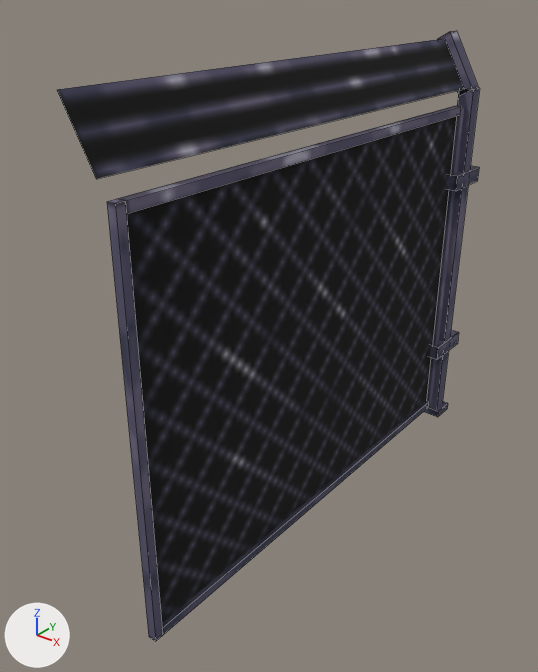
The OBJ model Assets/Art/Models/Exterior/Fence/MetalFenceStandard/MetalFence0.obj: old version first, new version second.
One viewpoint serves both versions: a 50 mm camera at (2.76, -4.12, 3.98) aimed at (-0.37, -0.21, 1.55). Every picture has the same lights, and +X, +Y and +Z are marked at lower left. Mesh edges are drawn as thin lines on the coarser meshes. Where no turn or scale is listed for an object, it has been applied to the vertices.

The first picture shows 'cuboid', 'cuboid.004', 'cuboid.005', 'cuboid.006', 'cuboid.007', 'cuboid.008', 'plane', 'plane.001'.
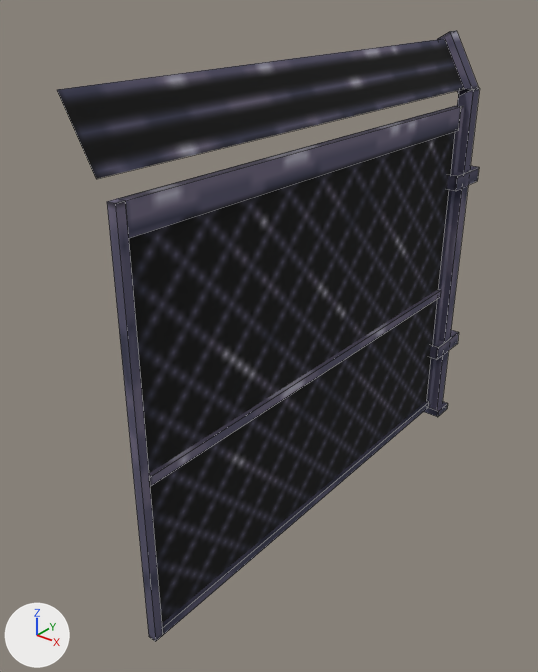
Location of each change, [x1, y1, x2, y2] in pixels of the pictures (538 x 672 px; the box of a moved part takes in the faces that stretch with it):
```json
{"object": "cuboid.007", "change": "mesh rescaled", "before": [117, 106, 461, 213], "after": [117, 106, 461, 238], "on screen": "23% taller"}
{"object": "cuboid.009", "change": "added", "after": [149, 290, 441, 486]}
{"part": 1, "of": "me_cuboid_007", "change": "moved or reshaped", "before": [126, 107, 461, 213], "after": [126, 107, 461, 238]}
{"part": 2, "of": "me_cuboid_007", "change": "surface changed", "before": [117, 106, 459, 201], "after": [117, 106, 459, 201]}
```

The change, as JSON lines over the scene's bpy script:
```json
{"block": "me_cuboid_007", "where": "# used by ob_cuboid_007; location = (0.0, 0.0, 0.0)"}
{"op": "remove", "block": "me_cuboid_007", "code": "me_cuboid_007.from_pydata(...)  # 8 vertices, 6 faces; spans x -0.03..0.03, y -1.81..1.81, z 2.94..3.0"}
{"op": "add", "block": "me_cuboid_007", "code": "me_cuboid_007.from_pydata(...)  # 8 vertices, 6 faces; spans x -0.03..0.03, y -1.81..1.81, z 2.81..3.0"}
{"block": "me_cuboid_007", "change": "me_cuboid_007 part 1: the whole mesh is scaled about its middle by (1, 1, 3), then moved by (0.0, 0.0, -0.06)"}
{"block": "me_cuboid_007", "change": "me_cuboid_007 part 2: texture (UV) coordinates of 6 of 6 faces, centred in x -0.03..0.03, y -1.81..1.81, z 2.94..3.0, changed; they spanned u 0.0..0.47, v 0.09..1.0 and now span u 0.26..0.47, v 0.08..0.74"}
{"op": "add", "block": "me_cuboid_009", "code": ["me_cuboid_009 = bpy.data.meshes.new('cuboid.009')", "me_cuboid_009.from_pydata(...)  # 8 vertices, 6 faces; spans x -0.03..0.03, y -1.81..1.81, z 1.31..1.38", "me_cuboid_009.materials.append(mat_m_70942beb_53c2_d9bf_9d68_bc6254a29d1c)  # picture img_texture_png"]}
{"op": "add", "block": "ob_cuboid_009", "code": ["ob_cuboid_009 = bpy.data.objects.new('cuboid.009', me_cuboid_009)", "ob_cuboid_009.location = (0.0, 0.0, 0.0)"]}
```
